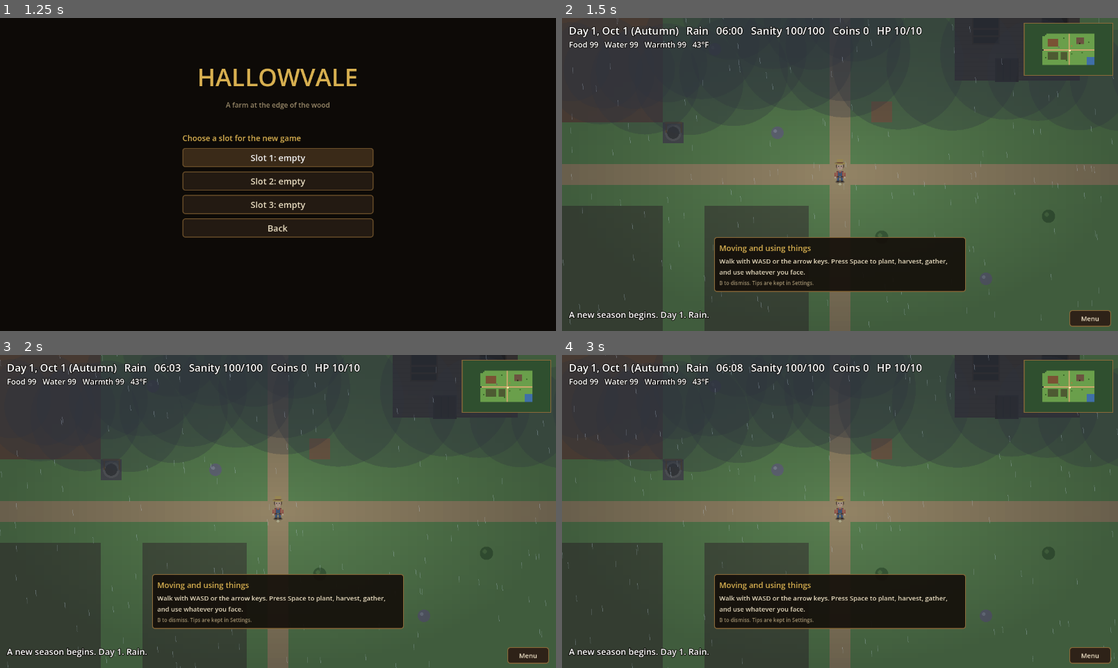
Above: before the commit, frames 1-4 (two rows, left to right).
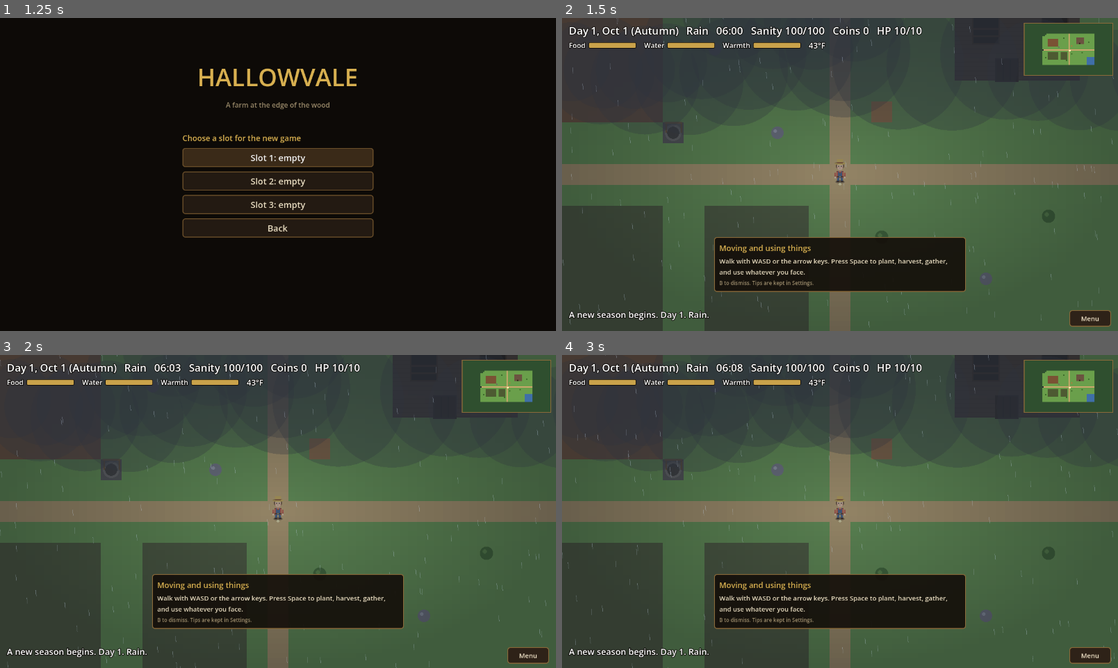
Above: after the commit, the same moments.

Repository: joshj1108/CrowCreekHollow
Game: Godot game, scene res://scenes/main.tscn
Same seed, same stepped clock (60 frames per second), same inputs: the game is played once before the commit and once after it.
Inputs:
- Up to frame 1 (1.25 s): click "New Game" at 0.5 s
- Up to frame 2 (1.5 s): click "Slot 1: empty" at 1.25 s
- Up to frame 3 (2 s): no input
- Up to frame 4 (3 s): click "Menu" at 2 s; click "Skills K" at 2.75 s

Frame 1 is identical in both runs. In frame 2, 0.8% of the frame differs, in the area x 1-48%, y 7-10%; in frame 3, 0.8%; in frame 4, 0.8%.

Commit message:
Show food, water, and warmth as bars instead of numbers
The HUD now shows three small labelled bars with the temperature at
the end. A bar turns red when its need is under 25. The Inventory's
Body section shows bars without the numeric values.

Co-Authored-By: Claude Haiku 5.5 <noreply@anthropic.com>
Claude-Session: https://claude.ai/code/session_016EvHBYyFANDWxunM27u84C

Diff:
--- a/scripts/main.gd
+++ b/scripts/main.gd
@@ -734,7 +734,11 @@
 var minimap: Minimap
 var canvas_modulate: CanvasModulate
 var hud_label: Label
-var needs_label: Label
+var needs_box: HBoxContainer
+var food_bar: ProgressBar
+var water_bar: ProgressBar
+var warmth_bar: ProgressBar
+var needs_temp: Label
 var message_label: Label
 var player    # Node2D with player.gd attached
 var camera: Camera2D
@@ -918,8 +922,12 @@
 
 	var minutes := int(fmod(current_hour, 1.0) * 60.0)
 	var low := food < 25.0 or water < 25.0 or warmth < 25.0
-	needs_label.text = "Food %d   Water %d   Warmth %d   %d°F" % [food, water, warmth, roundi(_temperature())]
-	needs_label.modulate = Color(1.0, 0.55, 0.5) if low else Color.WHITE
+	food_bar.value = food
+	water_bar.value = water
+	warmth_bar.value = warmth
+	for bar in [food_bar, water_bar, warmth_bar]:
+		bar.modulate = Color(1.0, 0.55, 0.5) if low and bar.value < 25.0 else Color.WHITE
+	needs_temp.text = "%d°F" % roundi(_temperature())
 	var date := _calendar_date(day)
 	hud_label.text = "Day %d, %s %d (%s)   %s   %02d:%02d   Sanity %d/%d   Coins %d   HP %d/%d" % [
 		day, MONTH_NAMES[date["month"]].substr(0, 3), date["day"], _season_of(date["month"]),
@@ -1383,7 +1391,15 @@
 	layer.add_child(hud_root)
 
 	hud_label = _make_label(hud_root, Vector2(16, 12), 24)
-	needs_label = _make_label(hud_root, Vector2(16, 48), 18)
+	# Food, water, and warmth as bars under the top line. The temperature sits at the end.
+	needs_box = HBoxContainer.new()
+	needs_box.position = Vector2(16, 50)
+	needs_box.add_theme_constant_override("separation", 18)
+	hud_root.add_child(needs_box)
+	food_bar = _make_need_bar("Food")
+	water_bar = _make_need_bar("Water")
+	warmth_bar = _make_need_bar("Warmth")
+	needs_temp = _make_label(needs_box, Vector2.ZERO, 18)
 	message_label = _make_label(hud_root, Vector2(16, 100), 20)
 	message_label.autowrap_mode = TextServer.AUTOWRAP_WORD_SMART
 	message_label.custom_minimum_size = Vector2(620, 0)
@@ -1423,6 +1439,34 @@
 	label.add_theme_constant_override("outline_size", 6)
 	parent.add_child(label)
 	return label
+
+
+# A small labelled bar for one body need. It fills from 0 to 100.
+func _make_need_bar(title: String) -> ProgressBar:
+	var holder := HBoxContainer.new()
+	holder.add_theme_constant_override("separation", 6)
+	needs_box.add_child(holder)
+	var name_label := _make_label(holder, Vector2.ZERO, 16)
+	name_label.text = title
+	var bar := ProgressBar.new()
+	bar.show_percentage = false
+	bar.min_value = 0.0
+	bar.max_value = 100.0
+	bar.custom_minimum_size = Vector2(110, 14)
+	bar.size_flags_vertical = Control.SIZE_SHRINK_CENTER
+	bar.add_theme_stylebox_override("background", _bar_box(Color(0.08, 0.06, 0.05, 0.85)))
+	bar.add_theme_stylebox_override("fill", _bar_box(Color("c9a24a")))
+	holder.add_child(bar)
+	return bar
+
+
+func _bar_box(color: Color) -> StyleBoxFlat:
+	var box := StyleBoxFlat.new()
+	box.bg_color = color
+	box.set_corner_radius_all(3)
+	box.border_color = Color(0.05, 0.04, 0.03, 0.9)
+	box.set_border_width_all(1)
+	return box
 
 
 # Applies what loading saved: position, indoors or not, and the open panel.
@@ -1828,9 +1872,9 @@
 	var rows: Array = [
 		{"section": "Body"},
 		# Meters are rounded so the panel only rebuilds when a shown number changes.
-		{"name": "Food", "value": "%d of 100" % roundi(food), "progress": roundi(food) / 100.0},
-		{"name": "Water", "value": "%d of 100" % roundi(water), "progress": roundi(water) / 100.0},
-		{"name": "Warmth", "value": "%d of 100" % roundi(warmth), "progress": roundi(warmth) / 100.0},
+		{"name": "Food", "progress": roundi(food) / 100.0},
+		{"name": "Water", "progress": roundi(water) / 100.0},
+		{"name": "Warmth", "progress": roundi(warmth) / 100.0},
 		{"name": "Outside", "value": "%d°F, %s" % [roundi(_temperature()), str(WEATHER_NAMES.get(weather_kind, "Overcast")).to_lower()]},
 		{
 			"name": "Eat a meal",
